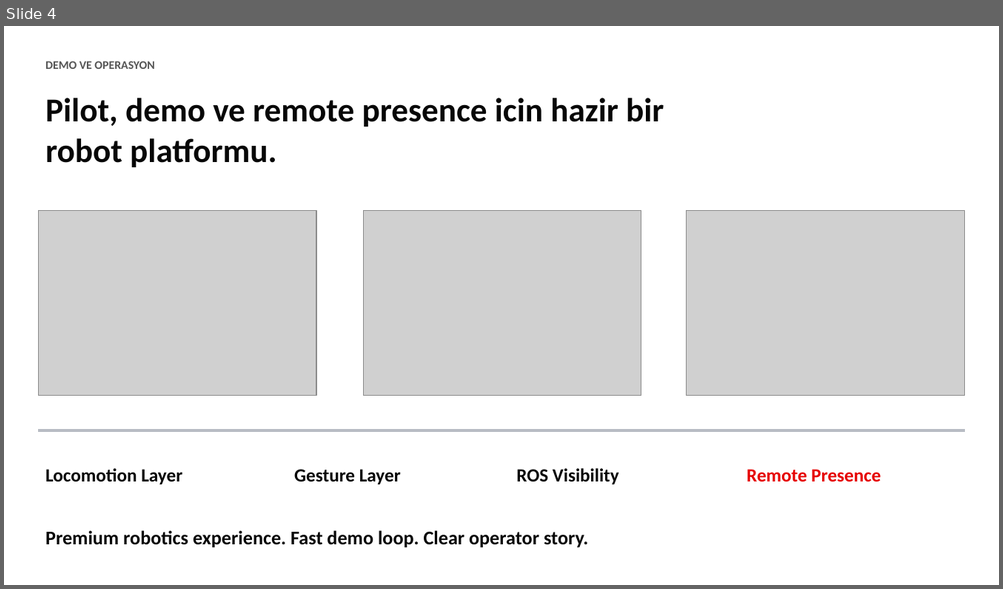
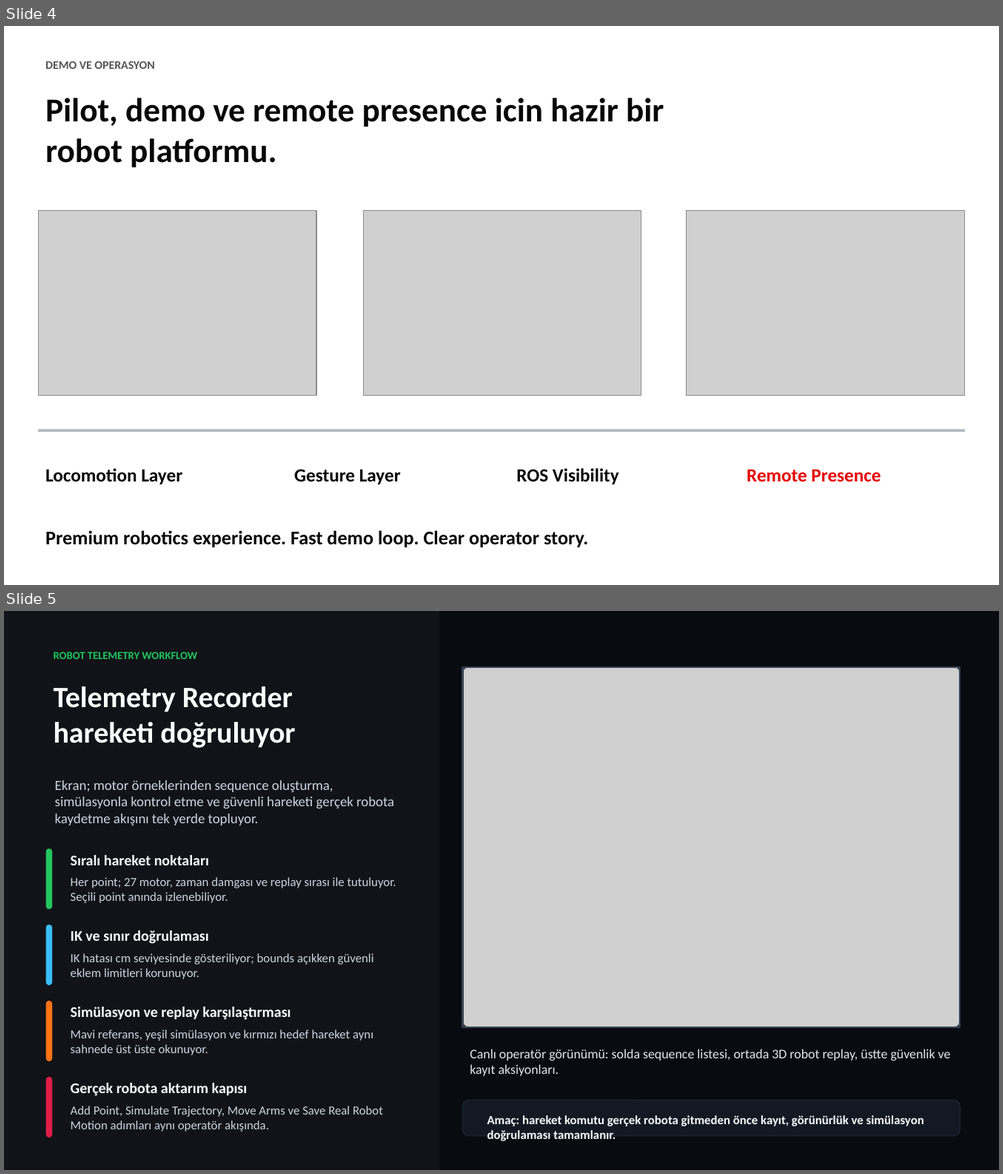
Before and after one commit to cemalhekim/humanoid-robot-gui, a slide deck: docs/presentations/Unitree-H1-Feature-Deck-v2.pptx. Shown one above the other, each under a label of ours: slide 4 before the commit, slides 4 and 5 after it. The pictures are 1003x589 and 1003x1174 pixels, drawn with LibreOffice and Linux fonts; fonts in the diff are those of the drawing; grey boxes stand for pictures. Boxes give left, top, right and bottom in pixels: in the first picture for what was removed or moved away, otherwise in the second. Text is boxed around its words. In the diff, an @@ line names an element or a change of style, - is before the commit and + after.

Commit message:
Add telemetry recorder slide to feature deck

```diff
--- a/docs/presentations/Unitree-H1-Feature-Deck-v2.pptx
+++ b/docs/presentations/Unitree-H1-Feature-Deck-v2.pptx
@@ slide 5 added at [4, 611, 999, 1170], background #080B0F @@
@@ rectangle added at [4, 611, 439, 1170], fill #111318 @@
@@ text added at [54, 652, 197, 659], 10.5 pt, text #22C55E, bold @@
+ROBOT TELEMETRY WORKFLOW
@@ picture added at [463, 667, 960, 1028] @@
@@ rectangle added at [463, 667, 961, 1028], outline #334155 1.5 pt @@
@@ text added at [54, 686, 295, 748], 28.5 pt, text #FFFFFF, bold @@
+Telemetry Recorder
+hareketi doğruluyor
@@ text added at [55, 780, 394, 826], 13.5 pt, text #CBD5E1 @@
+Ekran; motor örneklerinden sequence oluşturma, simülasyonla kontrol etme ve güvenli hareketi gerçek robota kaydetme akışını tek yerde topluyor.
@@ rounded rectangle added at [45, 849, 52, 909], fill #22C55E @@
@@ text added at [71, 855, 209, 866], 14.2 pt, text #F8FAFC, bold @@
+Sıralı hareket noktaları
@@ text added at [71, 877, 396, 903], 12 pt, text #CBD5E1 @@
+Her point; 27 motor, zaman damgası ve replay sırası ile tutuluyor. Seçili point anında izlenebiliyor.
@@ rounded rectangle added at [45, 925, 52, 985], fill #38BDF8 @@
@@ text added at [71, 931, 208, 944], 14.2 pt, text #F8FAFC, bold @@
+IK ve sınır doğrulaması
@@ text added at [71, 954, 374, 980], 12 pt, text #CBD5E1 @@
+IK hatası cm seviyesinde gösteriliyor; bounds açıkken güvenli eklem limitleri korunuyor.
@@ rounded rectangle added at [45, 1001, 52, 1062], fill #F97316 @@
@@ text added at [71, 1007, 290, 1020], 14.2 pt, text #F8FAFC, bold @@
+Simülasyon ve replay karşılaştırması
@@ text added at [71, 1030, 373, 1056], 12 pt, text #CBD5E1 @@
+Mavi referans, yeşil simülasyon ve kırmızı hedef hareket aynı sahnede üst üste okunuyor.
@@ text added at [469, 1049, 950, 1076], 12.8 pt, text #E2E8F0 @@
+Canlı operatör görünümü: solda sequence listesi, ortada 3D robot replay, üstte güvenlik ve kayıt aksiyonları.
@@ rounded rectangle added at [45, 1077, 52, 1138], fill #E11D48 @@
@@ text added at [71, 1083, 247, 1096], 14.2 pt, text #F8FAFC, bold @@
+Gerçek robota aktarım kapısı
@@ text added at [71, 1106, 383, 1132], 12 pt, text #CBD5E1 @@
+Add Point, Simulate Trajectory, Move Arms ve Save Real Robot Motion adımları aynı operatör akışında.
@@ rounded rectangle added at [463, 1100, 961, 1136], fill #121923, outline #1F2937 0.75 pt @@
@@ text added at [487, 1116, 924, 1142], 12 pt, text #F8FAFC, bold @@
+Amaç: hareket komutu gerçek robota gitmeden önce kayıt, görünürlük ve simülasyon doğrulaması tamamlanır.
```
Also in this commit, not shown: 1 other file.
